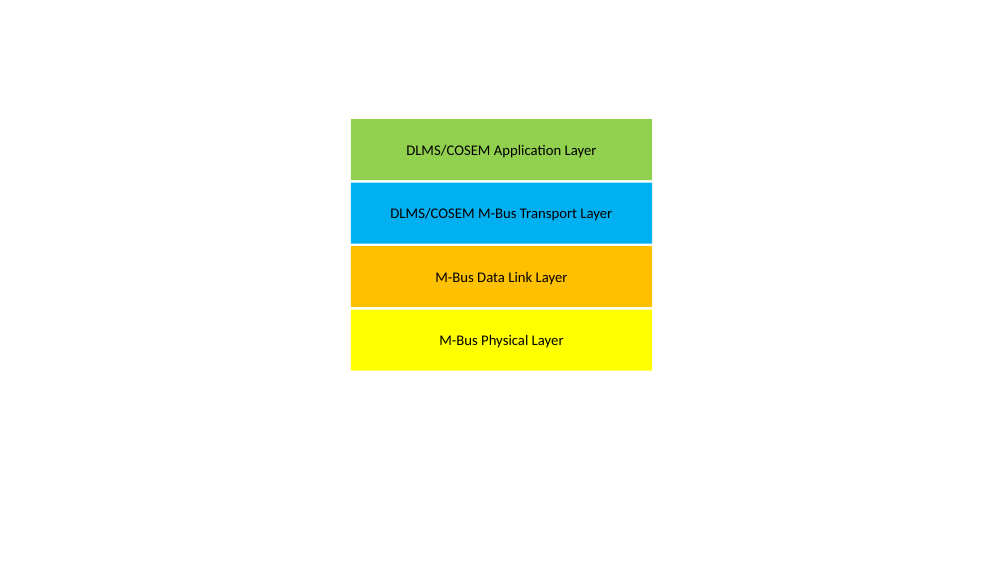
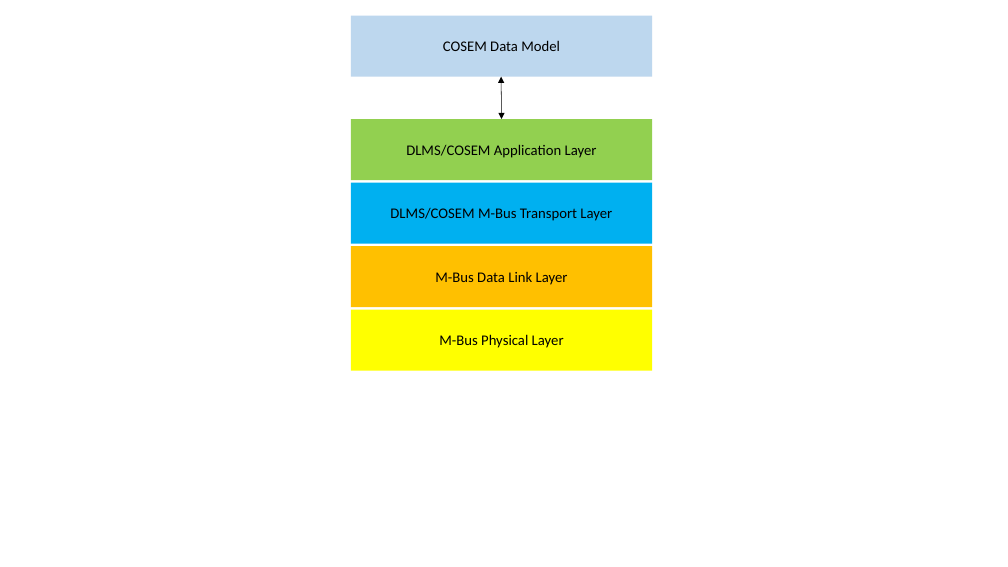
Before and after one commit to fneur/smart-meter-tirol, a slide deck: slide 1 of doc/pics/Protokollstack.pptx. Drawn at 1008x567 pixels with LibreOffice and Linux fonts; fonts in the diff are those of the drawing. Boxes give left, top, right and bottom in pixels: in the first picture for what was removed or moved away, otherwise in the second. Text is boxed around its words. In the diff, an @@ line names an element or a change of style, - is before the commit and + after.

```diff
--- a/doc/pics/Protokollstack.pptx
+++ b/doc/pics/Protokollstack.pptx
@@ rectangle added at (x1=351, y1=16, x2=653, y2=77), fill #BDD7EE, 14 pt, text #000000 @@
+COSEM Data Model
@@ double arrow added from (501, 76) to (501, 119), #000000 0.5 pt @@
```
Also in this commit, not shown: 5 other files.
